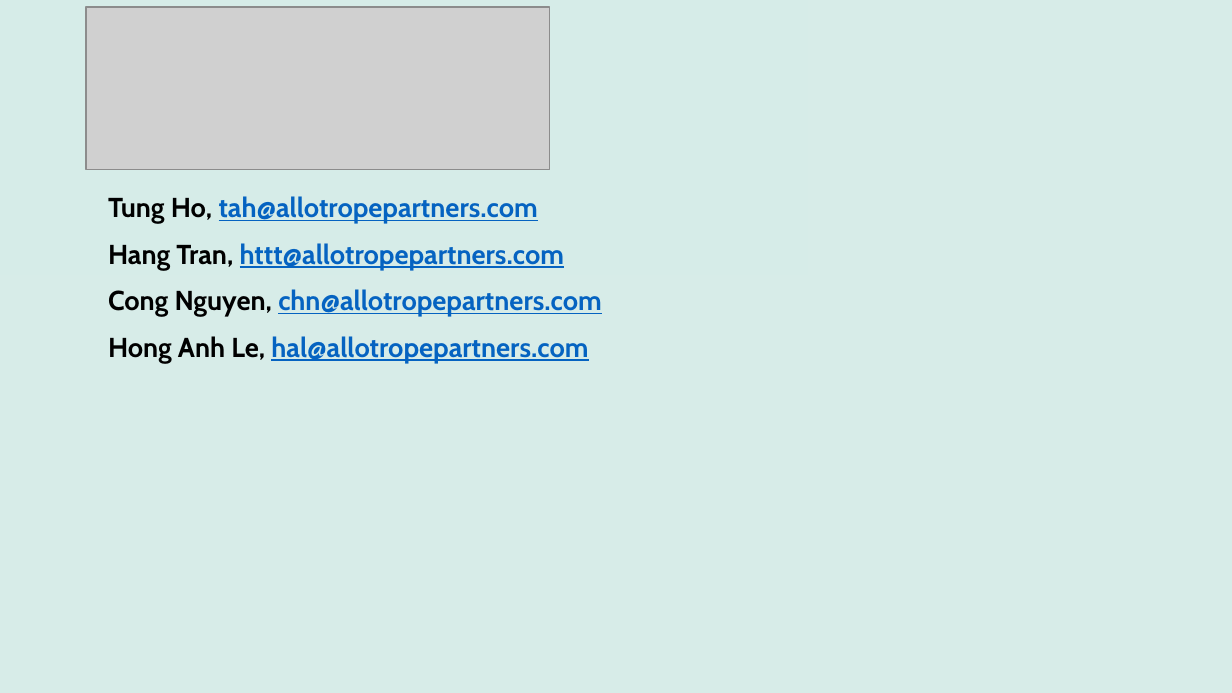
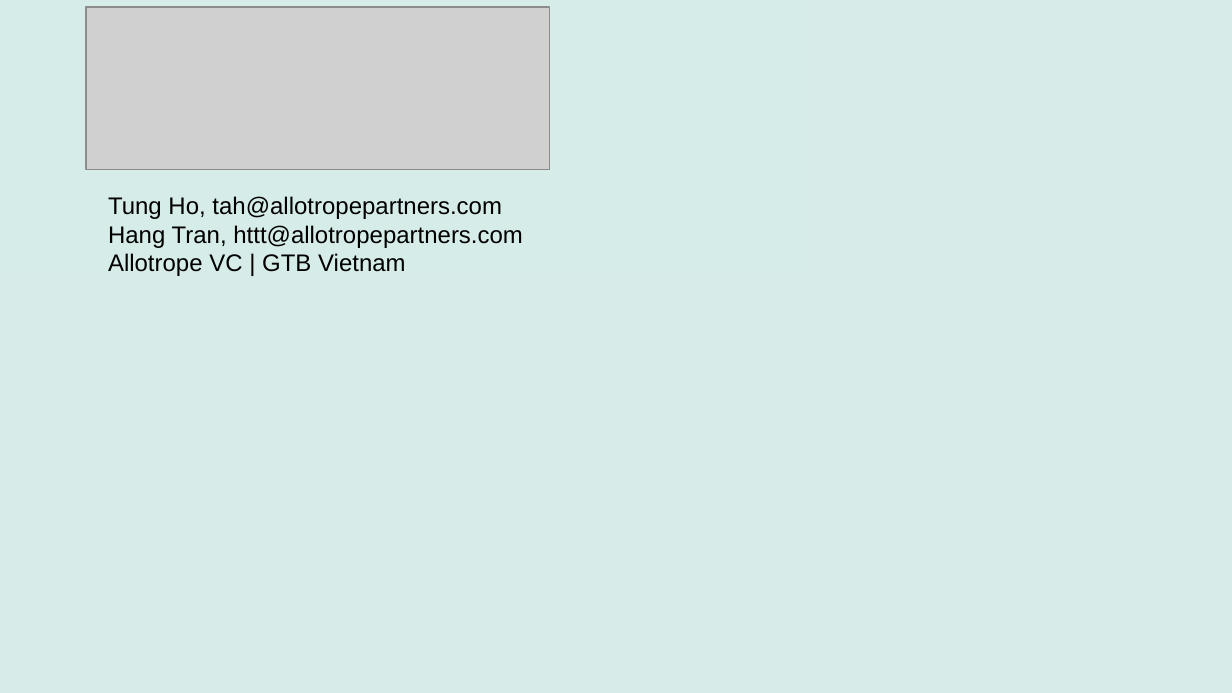
Before and after one commit to tah-allotrope/pacta-trisk, a slide deck: slide 8 of present/bank_prospect_deck.pptx. Drawn at 1232x693 pixels with LibreOffice and Linux fonts; fonts in the diff are those of the drawing; grey boxes stand for pictures; background and template pictures are left out. Boxes give left, top, right and bottom in pixels: in the first picture for what was removed or moved away, otherwise in the second. Text is boxed around its words. In the diff, an @@ line names an element or a change of style, - is before the commit and + after.

```diff
--- a/present/bank_prospect_deck.pptx
+++ b/present/bank_prospect_deck.pptx
@@ text at box(108, 196, 523, 248): size 16 to 14 pt, font Cabin to Arial, bold off in "Tung Ho, tah@allotropepartners.com", "Hang Tran, httt@allotropepartners.com"; text colour #0563C1 to #000000, underline off in "tah@allotropepartners.com", "httt@allotropepartners.com"; less space between paragraphs @@
@@ text at box(108, 253, 406, 276): text changed; size 16 to 14 pt; font Cabin to Arial; text colour #0563C1 to #000000; bold off @@
-Cong Nguyen, chn@allotropepartners.com
-Hong Anh Le, hal@allotropepartners.com
+Allotrope VC | GTB Vietnam
```
Also in this commit, not shown: 9 other slides changed, 5 slides added, 15 slides removed, 27 other files.
